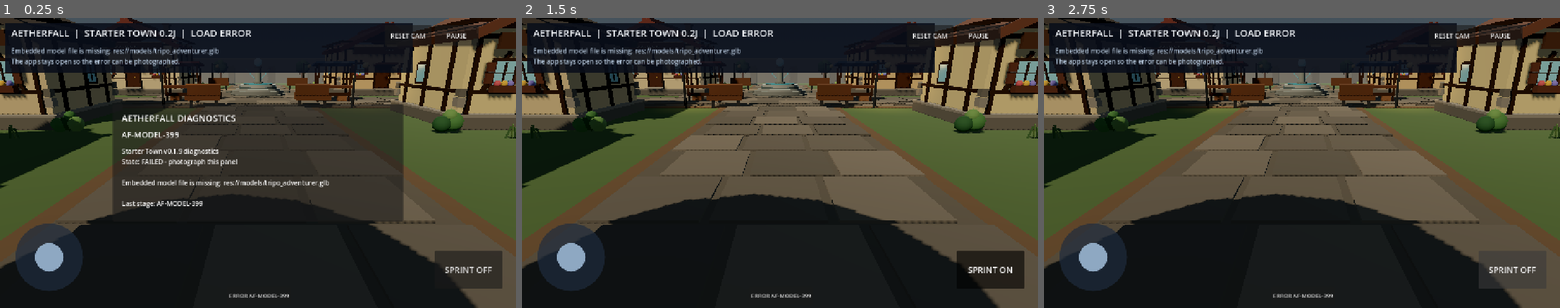
Above: before the commit, frames 1-3 (left to right).
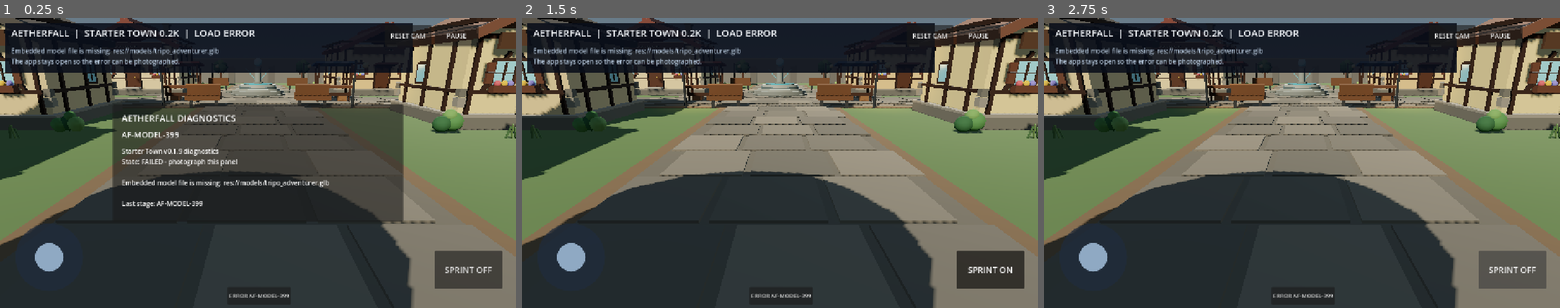
Above: after the commit, the same moments.

Repository: demetrecerrone-star/Aetherfall
Game: Godot game, scene res://starter_town.tscn
Same seed, same stepped clock (60 frames per second), same inputs: the game is played once before the commit and once after it.
Inputs:
- Up to frame 1 (0.25 s): no input
- Up to frame 2 (1.5 s): click "ERROR AF-MODEL-399" at 0.5 s; click "SPRINT OFF" at 1.25 s
- Up to frame 3 (2.75 s): click "SPRINT ON" at 2 s

The runs differ from the first frame. In frame 1, 55% of the frame differs, in the area x 0-100%, y 0-100%; in frame 2, 77%; in frame 3, 77%.

Commit message:
Balance HDRI lighting for readable daytime town

Diff:
--- a/cleanroom/starter_town.gd
+++ b/cleanroom/starter_town.gd
@@ -259,7 +259,7 @@
     material.metallic = 0.05
     material.emission_enabled = true
     material.emission = color.lightened(0.12)
-    material.emission_energy_multiplier = 1.05
+    material.emission_energy_multiplier = 0.66
     return material
 
 func _box(parent: Node, name: String, size: Vector3, position: Vector3, color: Color, rotation_degrees: Vector3 = Vector3.ZERO, roughness: float = 0.9) -> MeshInstance3D:
@@ -687,18 +687,18 @@
         return false
     var panorama := PanoramaSkyMaterial.new()
     panorama.panorama = sky_texture
-    panorama.energy_multiplier = 0.64
+    panorama.energy_multiplier = 0.82
     panorama.filter = true
     var sky := Sky.new()
     sky.radiance_size = Sky.RADIANCE_SIZE_64
     sky.sky_material = panorama
     env.sky = sky
     env.background_mode = Environment.BG_SKY
-    env.background_energy_multiplier = 0.72
+    env.background_energy_multiplier = 0.90
     env.ambient_light_source = Environment.AMBIENT_SOURCE_SKY
-    env.ambient_light_sky_contribution = 0.72
-    env.ambient_light_color = Color("#cbd7df")
-    env.ambient_light_energy = 0.46
+    env.ambient_light_sky_contribution = 0.90
+    env.ambient_light_color = Color("#d7e0e5")
+    env.ambient_light_energy = 0.70
     env.reflected_light_source = Environment.REFLECTION_SOURCE_SKY
     return true
 
@@ -708,17 +708,17 @@
     fallback.sky_horizon_color = Color("#a9bac6")
     fallback.ground_horizon_color = Color("#87937f")
     fallback.ground_bottom_color = Color("#404b3c")
-    fallback.energy_multiplier = 0.74
+    fallback.energy_multiplier = 0.86
     var sky := Sky.new()
     sky.radiance_size = Sky.RADIANCE_SIZE_64
     sky.sky_material = fallback
     env.sky = sky
     env.background_mode = Environment.BG_SKY
-    env.background_energy_multiplier = 0.74
+    env.background_energy_multiplier = 0.86
     env.ambient_light_source = Environment.AMBIENT_SOURCE_SKY
-    env.ambient_light_sky_contribution = 0.62
-    env.ambient_light_color = Color("#c9d6df")
-    env.ambient_light_energy = 0.44
+    env.ambient_light_sky_contribution = 0.82
+    env.ambient_light_color = Color("#d6e0e5")
+    env.ambient_light_energy = 0.66
     env.reflected_light_source = Environment.REFLECTION_SOURCE_BG
 
 func _build_stage() -> void:
@@ -736,39 +736,39 @@
         _diag_stage("AF-LIGHT-224", "Poly Haven HDRI loaded successfully.")
 
     env.tonemap_mode = Environment.TONE_MAPPER_FILMIC
-    env.tonemap_exposure = 0.66
-    env.tonemap_white = 4.0
+    env.tonemap_exposure = 0.88
+    env.tonemap_white = 4.6
     env.adjustment_enabled = true
-    env.adjustment_brightness = 0.98
-    env.adjustment_contrast = 1.05
-    env.adjustment_saturation = 0.94
+    env.adjustment_brightness = 1.03
+    env.adjustment_contrast = 1.01
+    env.adjustment_saturation = 0.97
 
     # Lightweight depth fog adds distance separation without Forward+ volumetrics.
     env.fog_enabled = true
     env.fog_mode = Environment.FOG_MODE_DEPTH
     env.fog_light_color = Color("#a8b8c3")
-    env.fog_light_energy = 0.56
-    env.fog_depth_begin = 30.0
-    env.fog_depth_end = 78.0
-    env.fog_depth_curve = 1.18
-    env.fog_sky_affect = 0.16
-    env.fog_sun_scatter = 0.05
+    env.fog_light_energy = 0.34
+    env.fog_depth_begin = 38.0
+    env.fog_depth_end = 92.0
+    env.fog_depth_curve = 1.08
+    env.fog_sky_affect = 0.09
+    env.fog_sun_scatter = 0.03
 
     world.environment = env
     add_child(world)
 
     var sun := DirectionalLight3D.new()
-    sun.rotation_degrees = Vector3(-43, -36, 0)
-    sun.light_color = Color("#ffd7a7")
-    sun.light_energy = 0.68
+    sun.rotation_degrees = Vector3(-39, -28, 0)
+    sun.light_color = Color("#ffe0b9")
+    sun.light_energy = 0.86
     sun.shadow_enabled = true
     sun.shadow_bias = 0.04
     add_child(sun)
 
     var fill := DirectionalLight3D.new()
     fill.rotation_degrees = Vector3(-22, 148, 0)
-    fill.light_color = Color("#a9c6d8")
-    fill.light_energy = 0.10
+    fill.light_color = Color("#c2d6e2")
+    fill.light_energy = 0.24
     fill.shadow_enabled = false
     add_child(fill)
 
@@ -860,7 +860,7 @@
     _fountain_glow = OmniLight3D.new()
     _fountain_glow.position = Vector3(0, 2.68, -4.0)
     _fountain_glow.light_color = Color("#72d8e8")
-    _fountain_glow.light_energy = 0.46
+    _fountain_glow.light_energy = 0.36
     _fountain_glow.omni_range = 3.8
     _fountain_glow.shadow_enabled = false
     add_child(_fountain_glow)
@@ -1033,7 +1033,7 @@
 
 func _set_status(title: String, detail: String) -> void:
     if _status != null:
-        _status.text = "AETHERFALL  |  STARTER TOWN 0.2J  |  " + title
+        _status.text = "AETHERFALL  |  STARTER TOWN 0.2K  |  " + title
     if _detail != null:
         _detail.text = detail
 
@@ -1215,7 +1215,7 @@
     var sprint_state := "SPRINT ON" if _sprint_held else "SPRINT OFF"
     if _boundary_flash > 0.0:
         return "COLLISION • %.2f m/s • %s • solid town geometry" % [_move_speed, sprint_state]
-    return "Lighting & Atmosphere • %s • %.2f m/s • %s" % [_motion, _move_speed, sprint_state]
+    return "Lighting Balance • %s • %.2f m/s • %s" % [_motion, _move_speed, sprint_state]
 
 func _on_sprint_toggled(enabled: bool) -> void:
     _sprint_held = enabled
@@ -1481,7 +1481,7 @@
         _fountain_crystal.position.y = 2.68 + sin(_fountain_time * 1.6) * 0.035
         _fountain_crystal.rotation.y += delta * 0.48
     if _fountain_glow != null:
-        _fountain_glow.light_energy = 0.43 + (sin(_fountain_time * 1.8) + 1.0) * 0.065
+        _fountain_glow.light_energy = 0.34 + (sin(_fountain_time * 1.8) + 1.0) * 0.045
     for i in range(_fountain_jets.size()):
         var jet := _fountain_jets[i]
         if jet != null:
